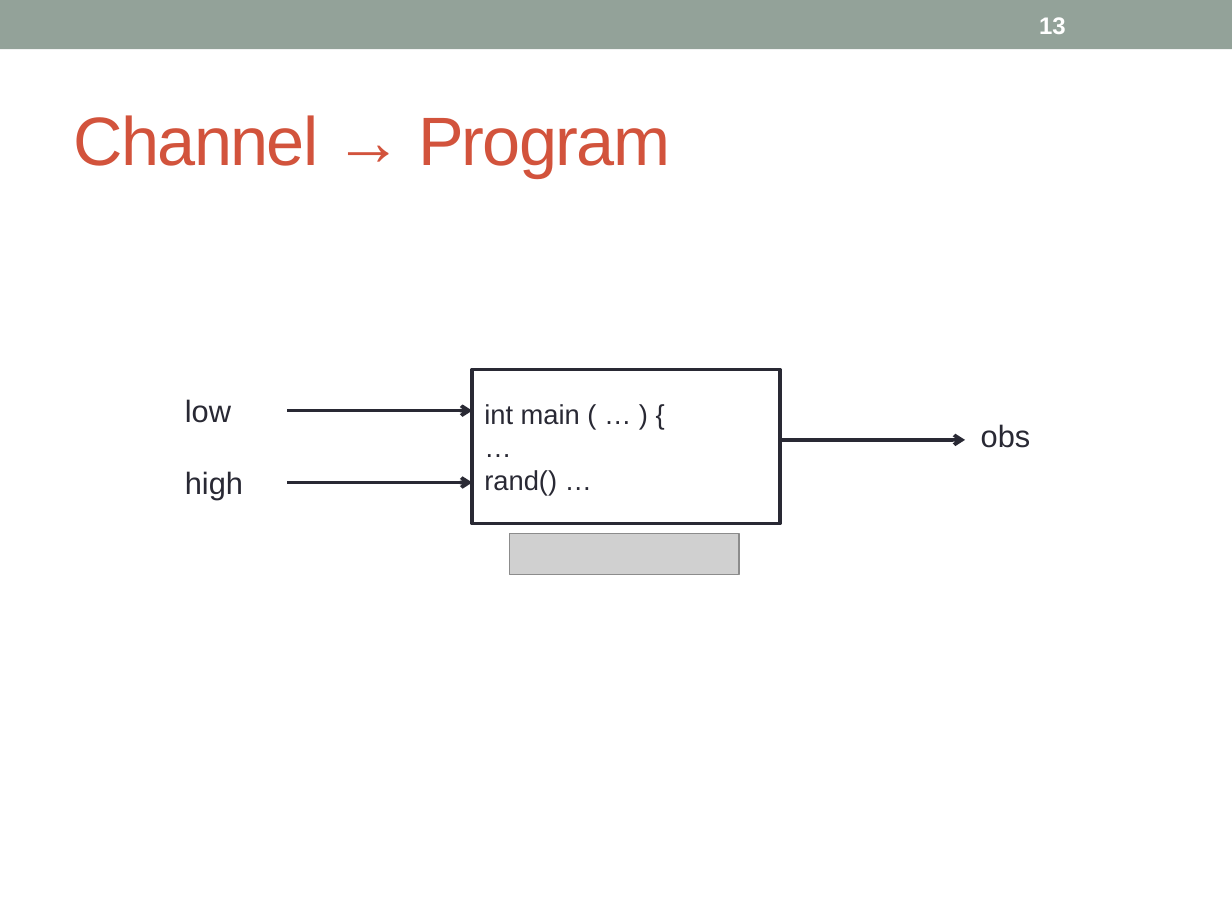
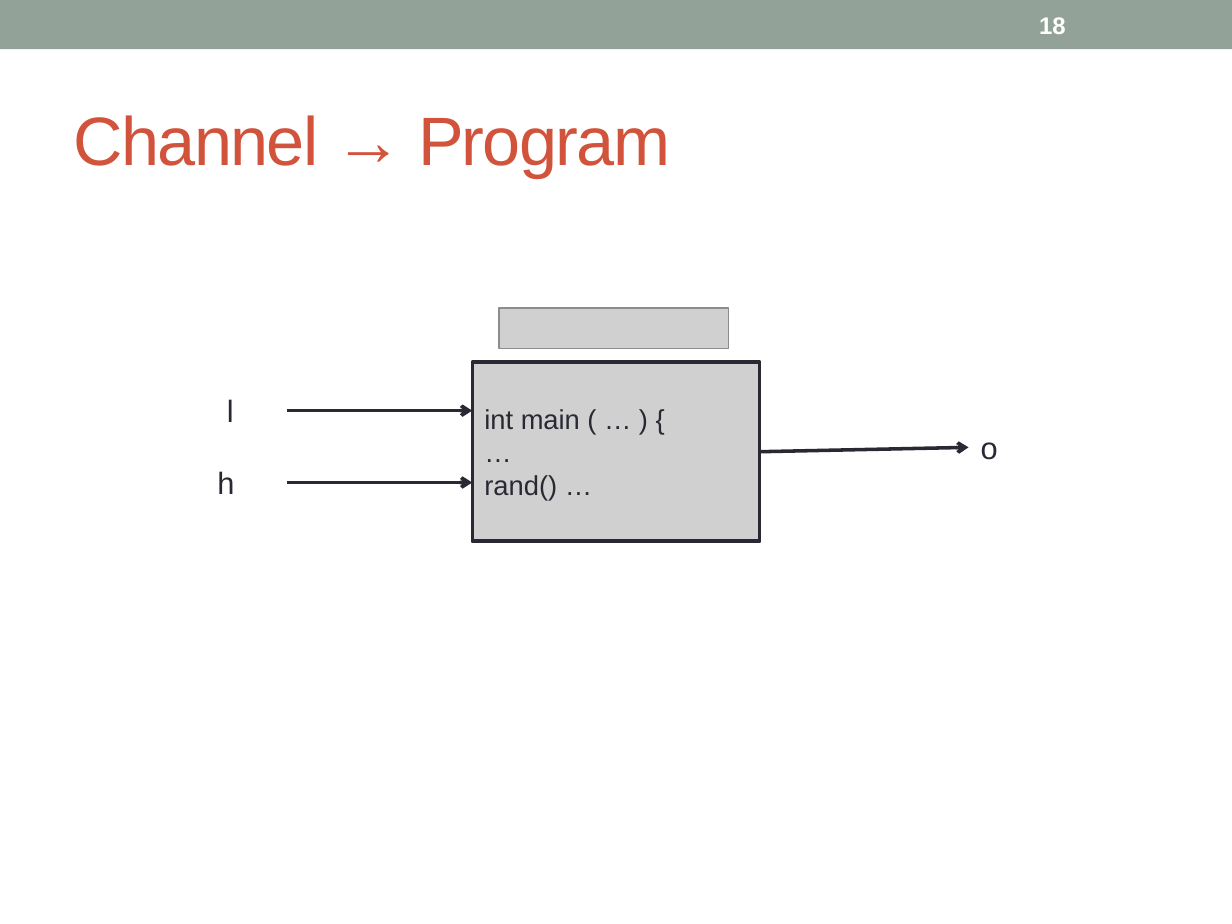
Before and after one commit to piotrm0/piotrm0.github.io, a slide deck: slide 18 of docs/mardziel15hcss.pres.pptx (slide 13 before the commit). Drawn at 1232x924 pixels with LibreOffice and Linux fonts; fonts in the diff are those of the drawing; grey boxes stand for pictures. Boxes give left, top, right and bottom in pixels: in the first picture for what was removed or moved away, otherwise in the second. Text is boxed around its words. In the diff, an @@ line names an element or a change of style, - is before the commit and + after.

```diff
--- a/docs/mardziel15hcss.pres.pptx
+++ b/docs/mardziel15hcss.pres.pptx
@@ page number at bbox=[1039, 17, 1066, 34]: text changed @@
-13
+18
@@ picture added at bbox=[499, 308, 729, 349] @@
@@ rectangle "int main ( … ) ...": place and size @@
-rectangle "int main ( … ) ..." at bbox=[472, 370, 780, 524]
+rectangle "int main ( … ) ..." at bbox=[472, 362, 759, 541]
@@ rectangle "int main ( … ) ..." at bbox=[472, 362, 759, 541]: fill #FFFFFF to none @@
@@ picture added at bbox=[472, 362, 759, 541] @@
@@ text at bbox=[227, 399, 234, 422]: text changed @@
-low
+l
@@ arrow moved from (780, 440) - (965, 440) to (760, 452) - (968, 447) @@
@@ text at bbox=[981, 442, 998, 460]: text changed @@
-obs
+o
@@ text at bbox=[217, 471, 234, 494]: text changed @@
-high
+h
@@ picture removed at bbox=[509, 533, 739, 574] @@
```
Also in this commit, not shown: 39 other slides changed, 6 slides added, 2 slides removed, 1 other file.
